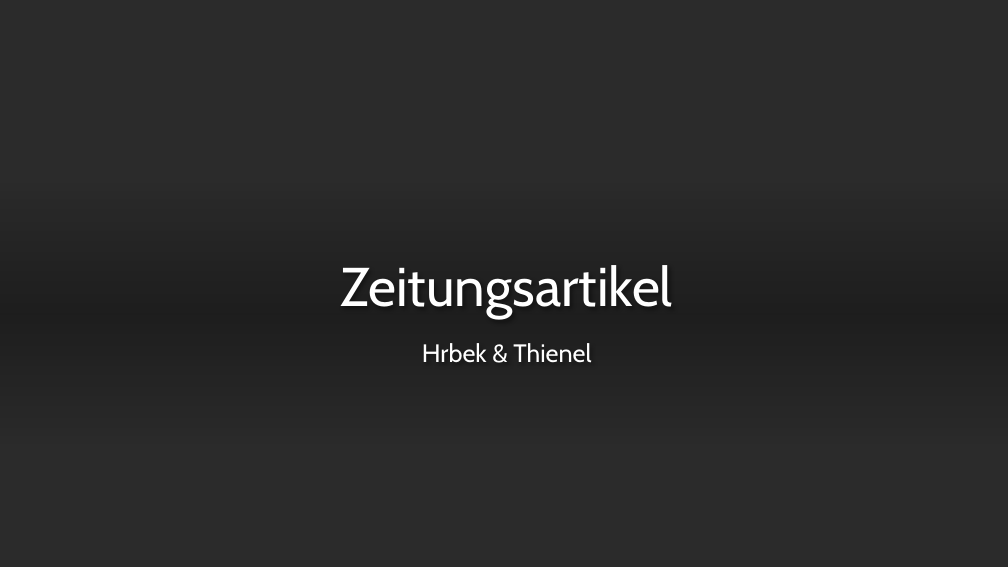
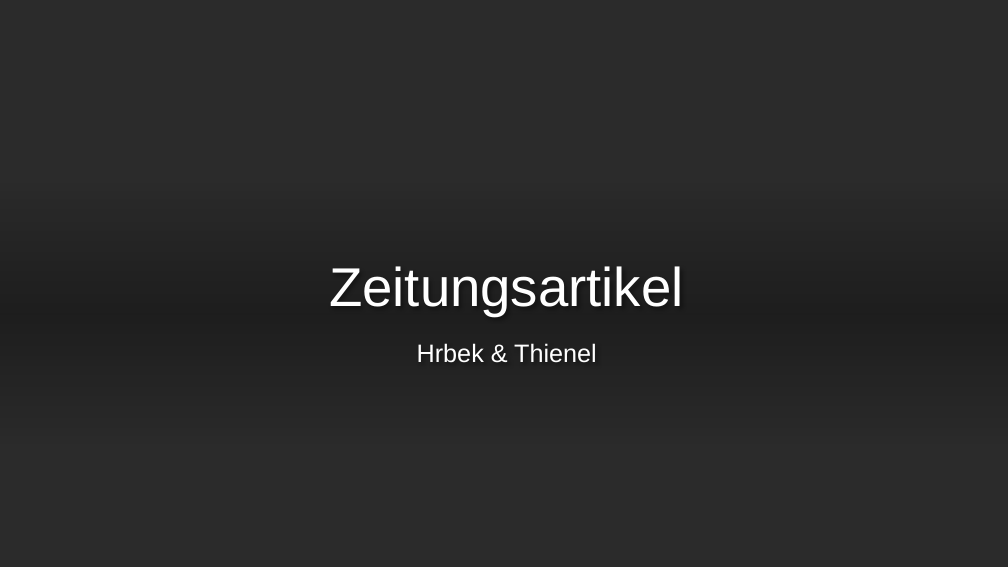
Before and after one commit to Matz21X/2023_24_4BHITS, a slide deck: slide 1 of WIR/Wirtschaft/Zeitungsartikel.pptx. Drawn at 1008x567 pixels with LibreOffice and Linux fonts; fonts in the diff are those of the drawing; background and template pictures are left out; a plain dark background stands for a picture behind light text. Boxes give left, top, right and bottom in pixels: in the first picture for what was removed or moved away, otherwise in the second. Text is boxed around its words. In the diff, an @@ line names an element or a change of style, - is before the commit and + after.

```diff
--- a/WIR/Wirtschaft/Zeitungsartikel.pptx
+++ b/WIR/Wirtschaft/Zeitungsartikel.pptx
@@ title "Zeitungsartikel" at box(329, 266, 684, 316): font Cabin to Arial @@
@@ subtitle "Hrbek & Thienel" at box(417, 343, 597, 363): font Cabin to Arial @@
```
Also in this commit, not shown: 4 other slides changed, 1 slide added.
